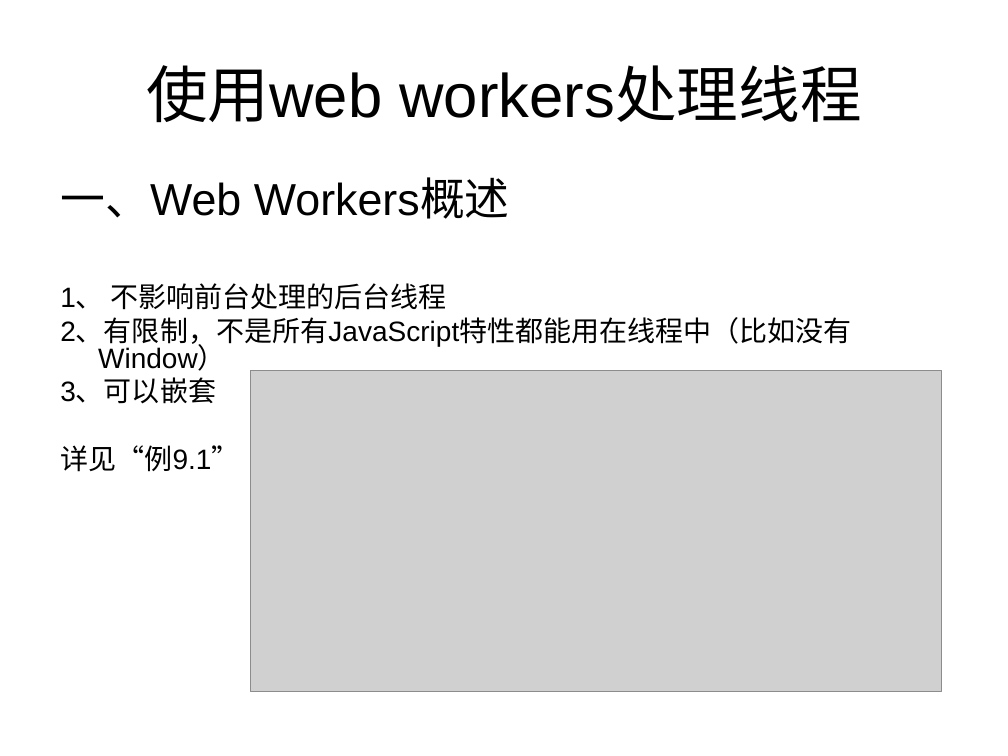
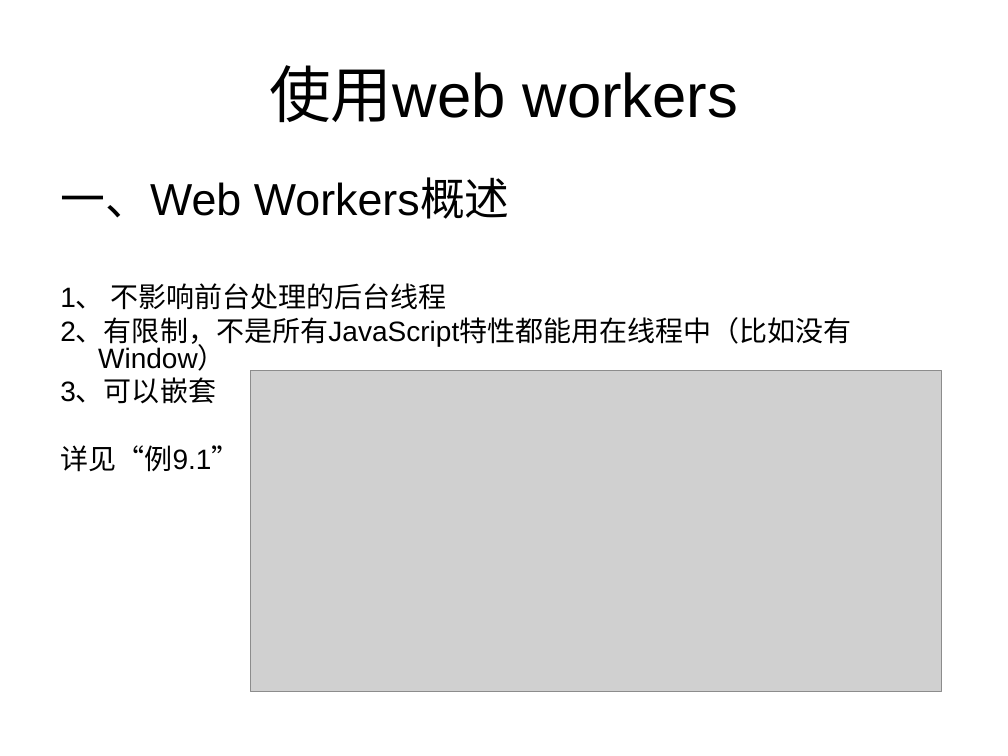
Before and after one commit to testuser2213/tom-wang-manual, a slide deck: slide 21 of manual/html5/share/关于HTML5的分享.ppt. Drawn at 1008x756 pixels with LibreOffice and Linux fonts; fonts in the diff are those of the drawing; grey boxes stand for pictures. Boxes give left, top, right and bottom in pixels: in the first picture for what was removed or moved away, otherwise in the second. Text is boxed around its words. In the diff, an @@ line names an element or a change of style, - is before the commit and + after.

```diff
--- a/manual/html5/share/关于HTML5的分享.ppt
+++ b/manual/html5/share/关于HTML5的分享.ppt
@@ title at [269,65,739,123]: text changed @@
-使用web workers处理线程
+使用web workers
```
Also in this commit, not shown: 2 other slides changed, 5 other files.
